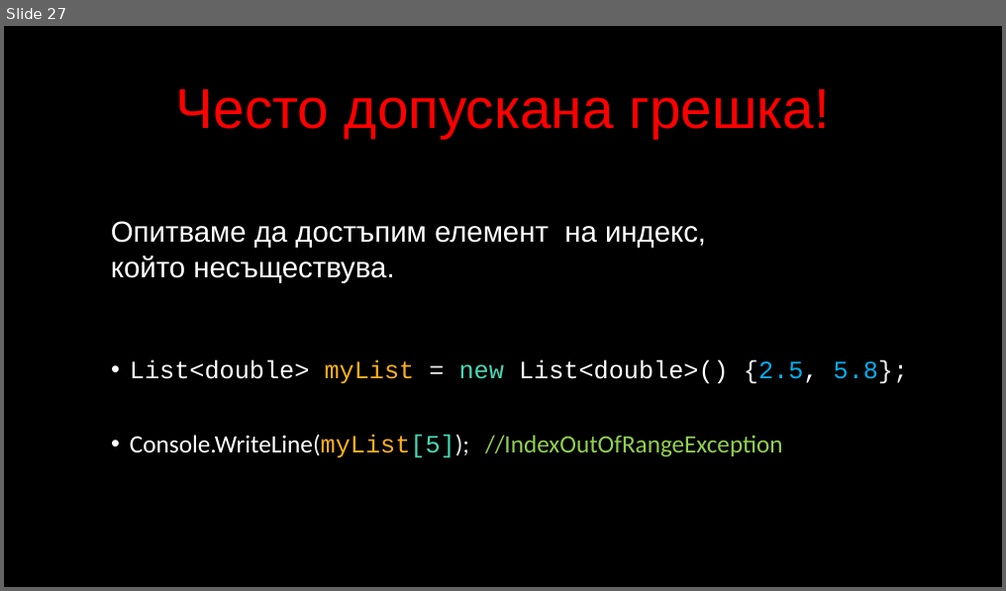
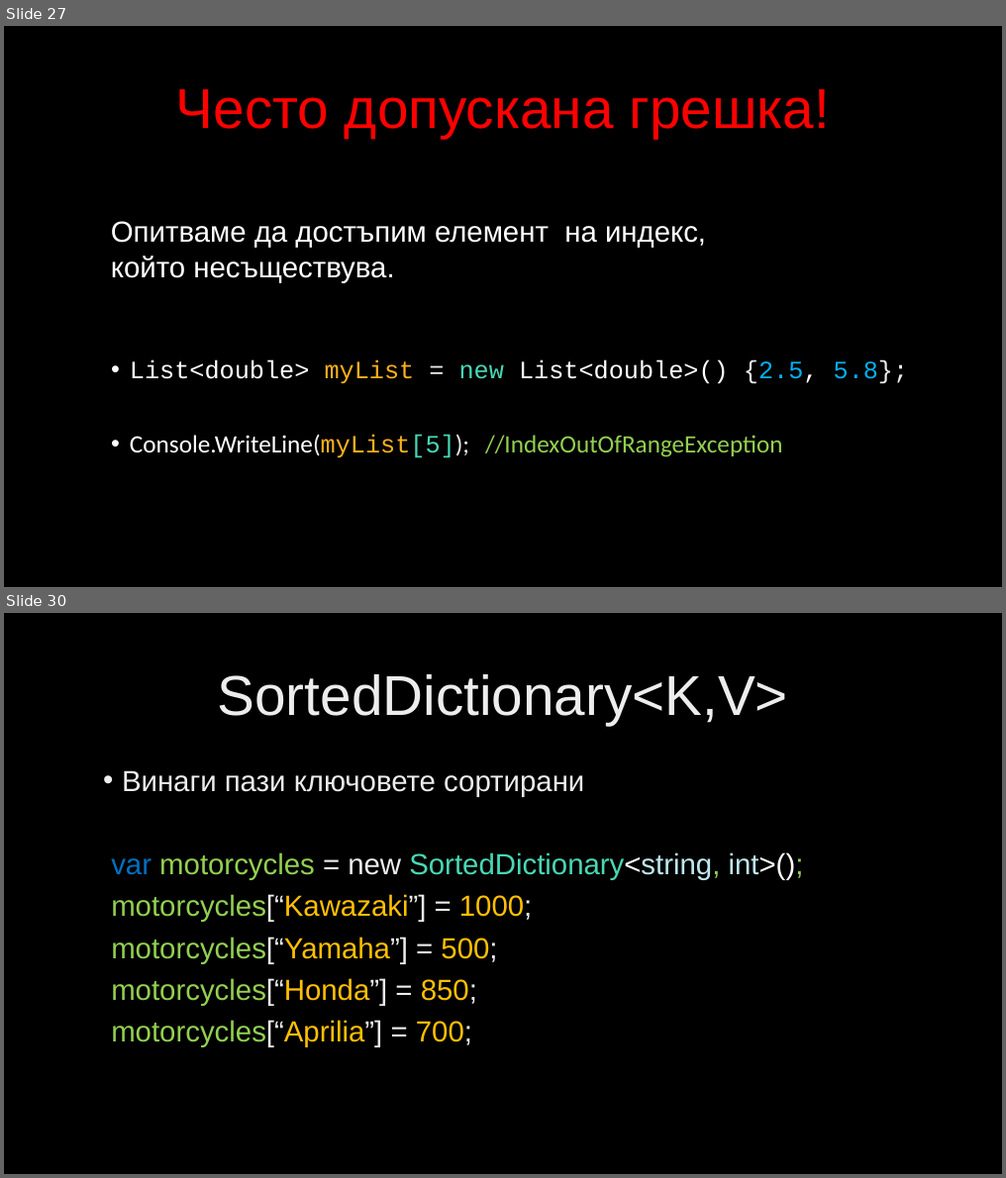
Before and after one commit to velizar92/CSharp-Programming-Presentations, a slide deck: C# Intermediate.pptx. Shown one above the other, each under a label of ours: slide 27 before the commit, slides 27 and 30 after it; the slides between them are not shown. The pictures are 1006x591 and 1006x1178 pixels, drawn with LibreOffice and Linux fonts; fonts in the diff are those of the drawing; background and template pictures are left out. Boxes give left, top, right and bottom in pixels: in the first picture for what was removed or moved away, otherwise in the second. Text is boxed around its words. In the diff, an @@ line names an element or a change of style, - is before the commit and + after.

```diff
--- a/C# Intermediate.pptx
+++ b/C# Intermediate.pptx
@@ slide 30 added at (4, 613, 1002, 1174), background picture (left out) @@
@@ title added at (218, 674, 788, 725), 54 pt, text gradient #BFBFBF to #EDEDED to #FFFFFF @@
+SortedDictionary<K,V>
@@ text added at (111, 770, 804, 1048), 28 pt, text #92D050 @@
+• Винаги пази ключовете сортирани
+var motorcycles = new SortedDictionary<string, int>();
+motorcycles[“Kawazaki”] = 1000;
+motorcycles[“Yamaha”] = 500;
+motorcycles[“Honda”] = 850;
+motorcycles[“Aprilia”] = 700;
```
Also in this commit, not shown: 1 slide changed, 4 other slides added.
